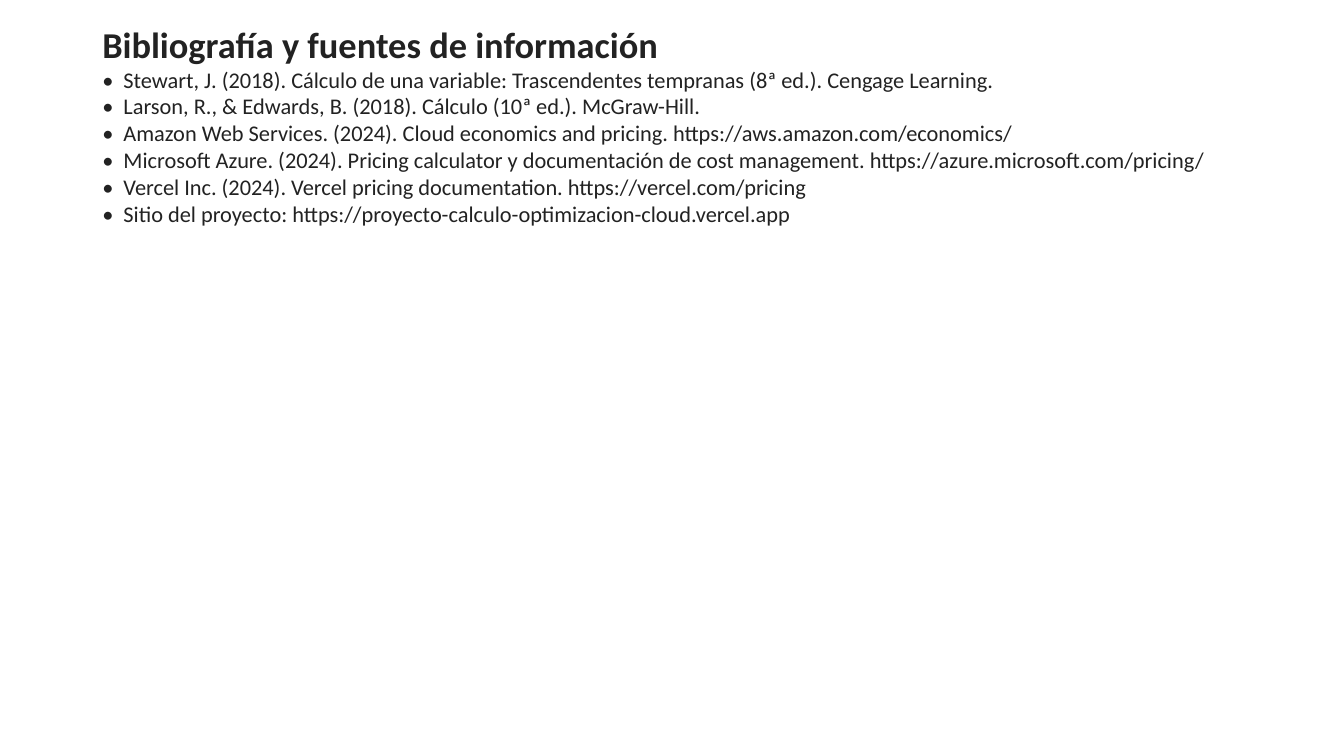
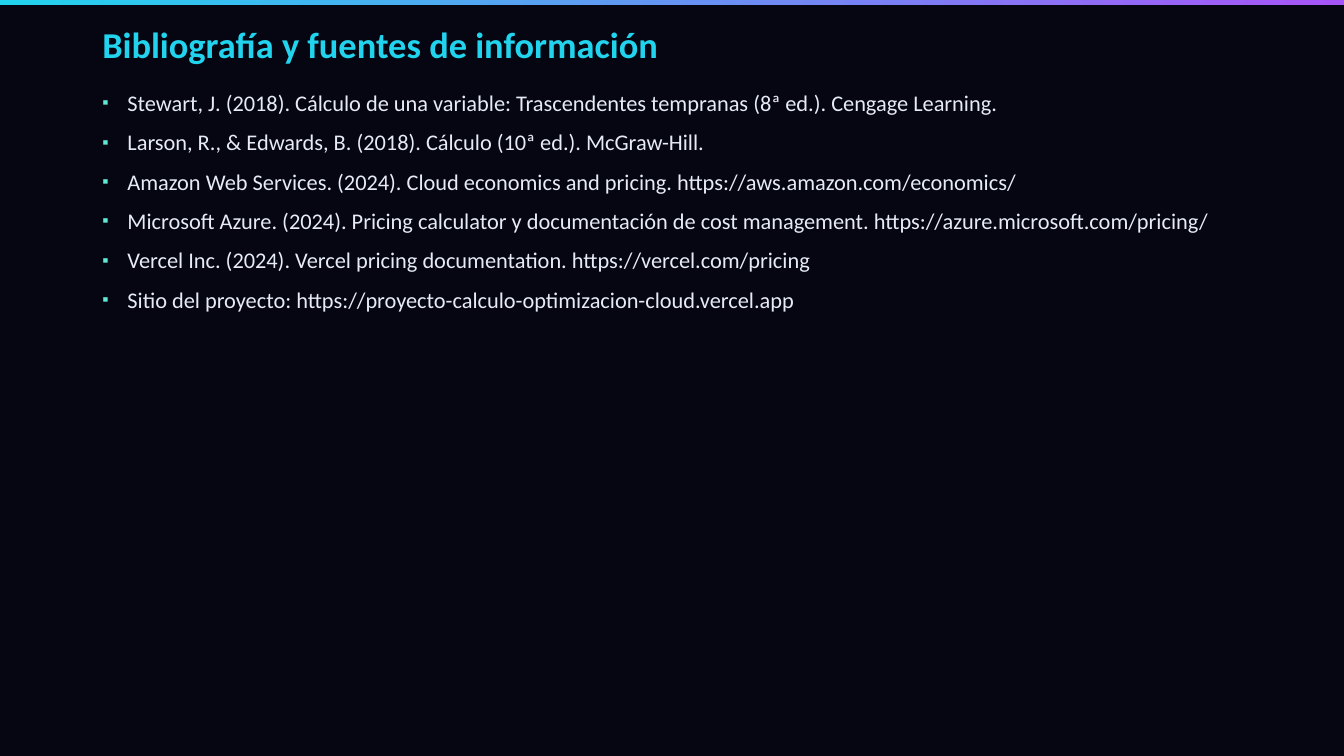
Before and after one commit to acarrascov/proyecto-calculo-optimizacion-cloud, a slide deck: slide 14 of Presentación Proyecto.pptx. Drawn at 1344x756 pixels with LibreOffice and Linux fonts; fonts in the diff are those of the drawing. Boxes give left, top, right and bottom in pixels: in the first picture for what was removed or moved away, otherwise in the second. Text is boxed around its words. In the diff, an @@ line names an element or a change of style, - is before the commit and + after.

Commit message:
Rediseno visual del PPT: paleta oscura del sitio (cian/violeta/teal), vinetas reales de PowerPoint en vez de texto '*', barra de acento y cronograma con fechas reales

```diff
--- a/Presentación Proyecto.pptx
+++ b/Presentación Proyecto.pptx
@@ background #FFFFFF to #050611 @@
@@ rectangle added at <box>0,0,1344,5</box>, fill gradient #22D3EE to #A855F7 @@
@@ text at <box>102,32,658,64</box>: text colour #222222 to #22D3EE in "Bibliografía y fuentes de información"; more space between paragraphs @@
@@ text at <box>127,95,1208,312</box>: text changed; text colour #222222 to #E6EBF5 @@
-• Stewart, J. (2018). Cálculo de una variable: Trascendentes tempranas (8ª ed.). Cengage Learning.
-• Larson, R., & Edwards, B. (2018). Cálculo (10ª ed.). McGraw-Hill.
-• Amazon Web Services. (2024). Cloud economics and pricing. https://aws.amazon.com/economics/
-• Microsoft Azure. (2024). Pricing calculator y documentación de cost management. https://azure.microsoft.com/pricing/
-• Vercel Inc. (2024). Vercel pricing documentation. https://vercel.com/pricing
-• Sitio del proyecto: https://proyecto-calculo-optimizacion-cloud.vercel.app
+▪ Stewart, J. (2018). Cálculo de una variable: Trascendentes tempranas (8ª ed.). Cengage Learning.
+▪ Larson, R., & Edwards, B. (2018). Cálculo (10ª ed.). McGraw-Hill.
+▪ Amazon Web Services. (2024). Cloud economics and pricing. https://aws.amazon.com/economics/
+▪ Microsoft Azure. (2024). Pricing calculator y documentación de cost management. https://azure.microsoft.com/pricing/
+▪ Vercel Inc. (2024). Vercel pricing documentation. https://vercel.com/pricing
+▪ Sitio del proyecto: https://proyecto-calculo-optimizacion-cloud.vercel.app
```
Also in this commit, not shown: 13 other slides changed, 1 other file.
